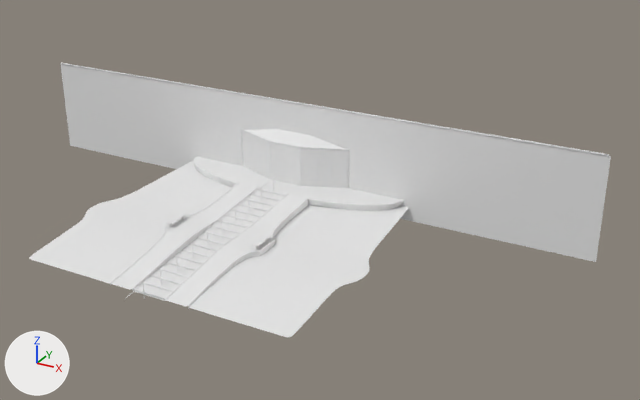
The Blender file asset/blender/erg_1_entrance_1.blend: old version first, new version second.
One viewpoint serves both versions: a 50 mm lens placed at (32.9, -45.3, 27.9), pointed at (5.8, 4.1, 3.2). Arrows for +X, +Y and +Z are at lower left; the lights stay in place.
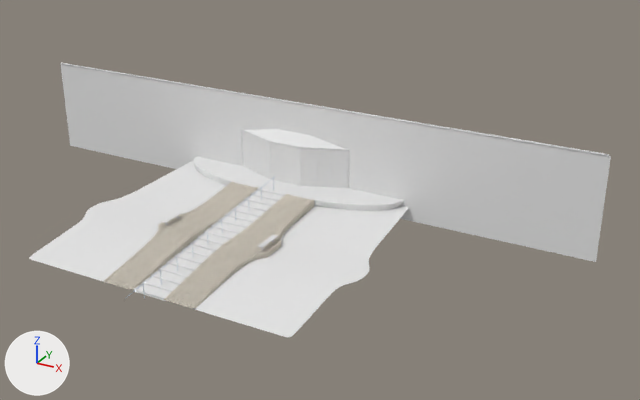
Patch to the scene script:
```diff
--- a/asset/blender/erg_1_entrance_1.blend.py
+++ b/asset/blender/erg_1_entrance_1.blend.py
@@ mat_ramp_pavement @@
+mat_ramp_pavement = bpy.data.materials.new('ramp_pavement')
+# nodes: BsdfDiffuse, Displacement, OutputMaterial, TexNoise
+# colours: white #e7dfd1
@@ me_cube_015 @@
 me_cube_015.from_pydata(...)  # 150 vertices, 126 faces; spans x 1.3..4.0, y -7.8..7.3, z -1.2..0.6
 # used by ob_cube; location = (0.0, 0.0, 1.0)
+# me_cube_015 part 1: all 80 vertices in x 2.8..4.0, y -7.8..7.3, z -1.2..0.6 are moved by (0.5, 0.0, 0.0)
+me_cube_015.materials.append(mat_ramp_pavement)
```

Location of each change, (x1, y1, x2, y2) in pixels of the pictures (640 x 400 px):
'Cube', recoloured, reshaped (white to grey, 6% wider): before (110, 183, 308, 309); after (104, 181, 314, 311)
